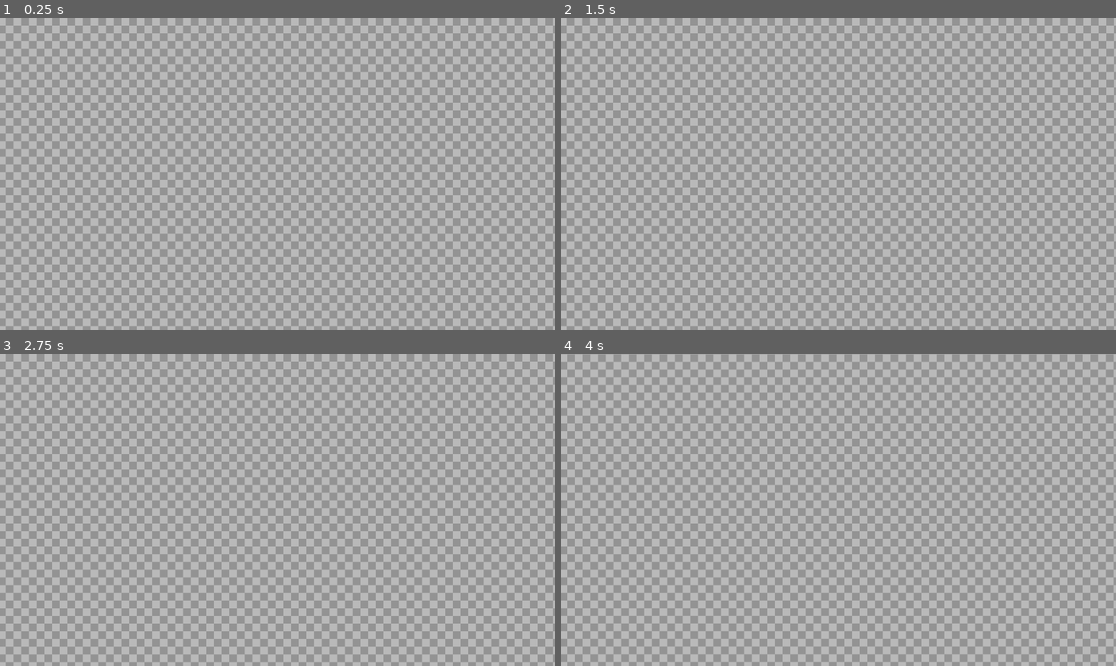
Above: before the commit, frames 1-4 (two rows, left to right).
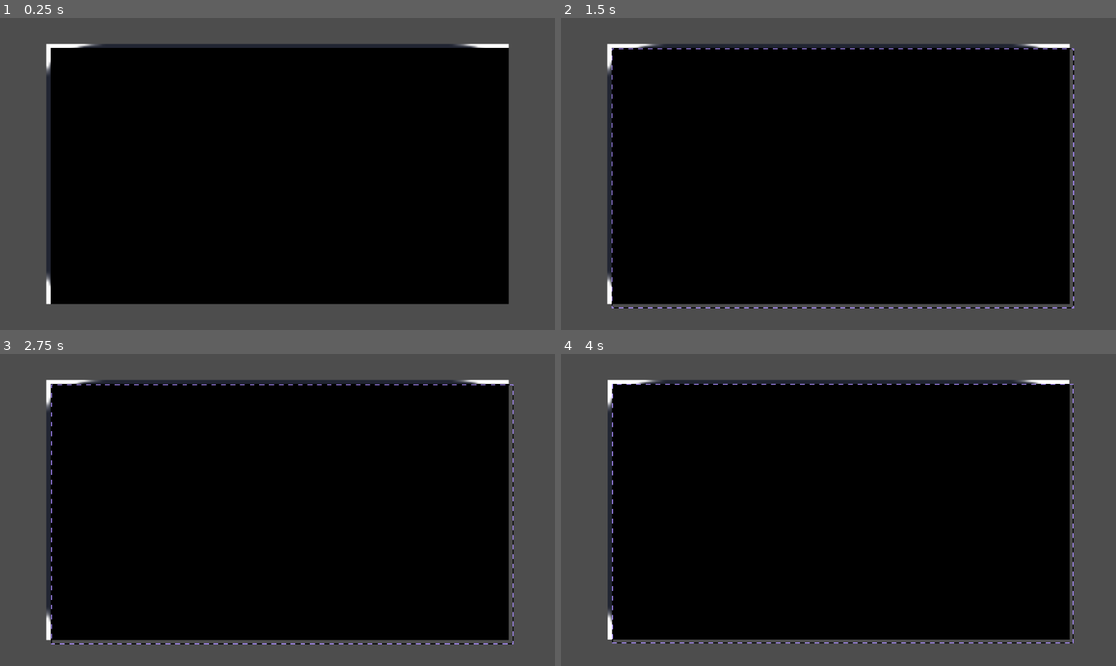
Above: after the commit, the same moments.

Repository: namooTH/nimp
Game: Godot game, scene res://screens/editor/editor.tscn
Same seed, same stepped clock (60 frames per second), same inputs: the game is played once before the commit and once after it. The engine's default icon, where the game draws it, is replaced by a stand-in: a white triangle on a blue panel in a dark square.
Inputs (mouse positions are in pixels of both pictures, inside the frame that each line leads up to):
- Up to frame 1 (0.25 s): no input
- Up to frame 2 (1.5 s): tap Enter at 0.5 s; move the mouse to (960, 158) at 0.52 s; hold Right (right) 0.53-1.28 s; hold Delete (delete) 0.53-1.28 s; tap Space at 1.25 s; move the mouse to (727, 189) at 1.27 s; hold Down (down) from 1.28 s (still down); click (727, 189) at 1.35 s
- Up to frame 3 (2.75 s): tap Enter at 2 s; move the mouse to (333, 441) at 2.02 s; release Down (down) at 2.03 s; hold Right (right) from 2.03 s (still down); hold Right mouse button (mbr) from 2.03 s (still down)
- Up to frame 4 (4 s): move the mouse to (810, 572) at 2.77 s; release Right (right) at 2.78 s; release Right mouse button (mbr) at 2.78 s; hold Up (up) 2.78-3.53 s; tap Mouse wheel down (scroll_down) at 2.85 s; tap Space at 3.5 s; move the mouse to (1005, 556) at 3.52 s; hold Left (left) from 3.53 s (still down); tap Mouse wheel up (scroll_up) at 3.6 s

The runs differ from the first frame. In frame 1, 100% of the frame differs, in the area x 0-100%, y 0-100%; in frame 2, 100%; in frame 3, 100%; in frame 4, 100%.
Error before the commit: Invalid access to property or key 'position' on a base object of type 'Nil'. (res://components/general/selection/selection.gd:30)

Commit message:
basic color picker

Diff:
--- /dev/null
+++ b/components/general/color-picker/color-picker.tscn
@@ -0,0 +1,62 @@
+[gd_scene load_steps=8 format=3 uid="uid://b46el6unm8rrd"]
+
+[ext_resource type="Script" uid="uid://cpctkkf5vv2nf" path="res://components/general/color-picker/color_picker.gd" id="1_ay81w"]
+[ext_resource type="Shader" uid="uid://doemii0fg855l" path="res://shaders/huecircle.gdshader" id="1_jlkvp"]
+[ext_resource type="Shader" uid="uid://bvkcgu08jhp5x" path="res://shaders/circle.gdshader" id="2_w1cfo"]
+[ext_resource type="Shader" uid="uid://4csnyf4mjus4" path="res://shaders/rec-outline.gdshader" id="4_bluql"]
+
+[sub_resource type="ShaderMaterial" id="ShaderMaterial_w1cfo"]
+shader = ExtResource("1_jlkvp")
+
+[sub_resource type="ShaderMaterial" id="ShaderMaterial_ay81w"]
+shader = ExtResource("2_w1cfo")
+
+[sub_resource type="ShaderMaterial" id="ShaderMaterial_mah67"]
+shader = ExtResource("4_bluql")
+
+[node name="Color-picker" type="Control"]
+layout_mode = 3
+anchors_preset = 15
+anchor_right = 1.0
+anchor_bottom = 1.0
+grow_horizontal = 2
+grow_vertical = 2
+script = ExtResource("1_ay81w")
+
+[node name="ratio" type="AspectRatioContainer" parent="."]
+layout_mode = 1
+anchors_preset = 15
+anchor_right = 1.0
+anchor_bottom = 1.0
+grow_horizontal = 2
+grow_vertical = 2
+
+[node name="hueCircle" type="ColorRect" parent="ratio"]
+material = SubResource("ShaderMaterial_w1cfo")
+layout_mode = 2
+
+[node name="inner" type="ColorRect" parent="ratio/hueCircle"]
+material = SubResource("ShaderMaterial_ay81w")
+layout_mode = 1
+anchors_preset = -1
+anchor_left = 0.103
+anchor_top = 0.103
+anchor_right = 0.897
+anchor_bottom = 0.897
+offset_left = -0.244003
+offset_top = -0.244003
+offset_right = 0.244019
+offset_bottom = 0.244019
+grow_horizontal = 2
+grow_vertical = 2
+
+[node name="pointer" type="ColorRect" parent="."]
+material = SubResource("ShaderMaterial_mah67")
+layout_mode = 1
+anchors_preset = -1
+anchor_right = 0.052
+anchor_bottom = 0.039
+offset_right = 0.0960007
+offset_bottom = -0.272001
+pivot_offset = Vector2(30, 12.5)
+color = Color(1, 1, 1, 0)
--- /dev/null
+++ b/components/general/color-picker/color_picker.gd
@@ -0,0 +1,17 @@
+extends Control
+
+func _process(delta: float) -> void:
+	var center = size / 2
+	var point = center.angle_to_point(get_global_mouse_position())
+	var pointDeg = rad_to_deg(point)
+	var hue = 0
+	if pointDeg > 0: hue = pointDeg / 360.0
+	else: hue = 1.0 + pointDeg / 360.0
+
+	var radius = size.y / 2.35
+	$pointer.pivot_offset = $pointer.size / 2
+	$pointer.position.x = (radius * cos(point)) + (size.x / 2) - ($pointer.size.x / 2)
+	$pointer.position.y = (radius * sin(point)) + (size.y / 2) - ($pointer.size.y / 2)
+	$pointer.rotation = point
+
+	#$pointer.color = Color.from_hsv(hue, 1.0, 1.0, 1.0)
--- a/screens/editor/editor.tscn
+++ b/screens/editor/editor.tscn
@@ -62,8 +62,8 @@
 anchors_preset = 15
 anchor_right = 1.0
 anchor_bottom = 1.0
-offset_right = 10000.0
-offset_bottom = 10000.0
+offset_right = 1920.0
+offset_bottom = 1080.0
 grow_horizontal = 2
 grow_vertical = 2
 mouse_filter = 1
--- /dev/null
+++ b/shaders/hue.gdshader
@@ -0,0 +1,15 @@
+shader_type canvas_item;
+
+vec3 hue2rgb(float hue) {
+	hue = fract(hue); //only use fractional part of hue, making it loop
+    float r = abs(hue * 6.0 - 3.0) - 1.0; //red
+    float g = 2.0 - abs(hue * 6.0 - 2.0); //green
+    float b = 2.0 - abs(hue * 6.0 - 4.0); //blue
+    vec3 rgb = vec3(r,g,b); //combine components
+    rgb = clamp(rgb, 0.0, 1.0); //clamp between 0 and 1
+    return rgb;
+}
+
+void fragment() {
+	COLOR.rgb = hue2rgb(UV.x);
+}
--- /dev/null
+++ b/shaders/huecircle.gdshader
@@ -0,0 +1,37 @@
+shader_type canvas_item;
+
+vec3 hue2rgb(float hue) {
+	hue = fract(hue); //only use fractional part of hue, making it loop
+    float r = abs(hue * 6.0 - 3.0) - 1.0; //red
+    float g = 2.0 - abs(hue * 6.0 - 2.0); //green
+    float b = 2.0 - abs(hue * 6.0 - 4.0); //blue
+    vec3 rgb = vec3(r,g,b); //combine components
+    rgb = clamp(rgb, 0.0, 1.0); //clamp between 0 and 1
+    return rgb;
+}
+
+float circle(vec2 position, float radius)
+{
+	// the original code in godot shaders was wrong
+	// the right code https://thebookofshaders.com/glossary/?search=dot has the position subtracted by 0.5
+	float square = step(1.0, max(position.x, position.y));
+	return smoothstep(radius, radius, dot( position - vec2(0.5), position - vec2(0.5) ) * 2.0);
+}
+
+// from https://godotshaders.com/snippet/polar-coordinates/
+vec2 polar_coordinates(vec2 uv, vec2 center, float zoom, float repeat)
+{
+	vec2 dir = uv - center;
+	float radius = length(dir) * 2.0;
+	float angle = atan(dir.y, dir.x) * 1.0/(3.1416 * 2.0);
+	return mod(vec2(radius * zoom, angle * repeat), 1.0);
+}
+
+void fragment() {
+	vec2 polar_uv = polar_coordinates(UV.xy, vec2(0.5), 0.0, 1.0);
+	COLOR.a = 0.0;
+	if (circle(UV, 0.45) == 0.0) {
+		COLOR.rgb = hue2rgb(polar_uv.y);
+		COLOR.a = 1.0;
+	};
+}
--- /dev/null
+++ b/shaders/rec-outline.gdshader
@@ -0,0 +1,16 @@
+shader_type canvas_item;
+
+vec4 square_stroke(vec2 uv, float width, float stroke_width)
+{
+	uv = uv * 2.0 - 1.0;
+
+	vec2 abs_uv = abs(uv.xy);
+	float dist = max(abs_uv.x, abs_uv.y);
+	vec3 stroke = 1.0 - vec3( step(width, dist) - step(width + stroke_width, dist) );
+	return vec4(vec3(stroke), 1.0);
+}
+
+void fragment() {
+	COLOR.a = 0.0;
+	COLOR = square_stroke(UV, 0.8, 0.2);
+}
Not shown, added: components/general/color-picker/color_picker.gd.uid
Not shown, added: shaders/hue.gdshader.uid
Not shown, added: shaders/huecircle.gdshader.uid
Not shown, added: shaders/rec-outline.gdshader.uid
